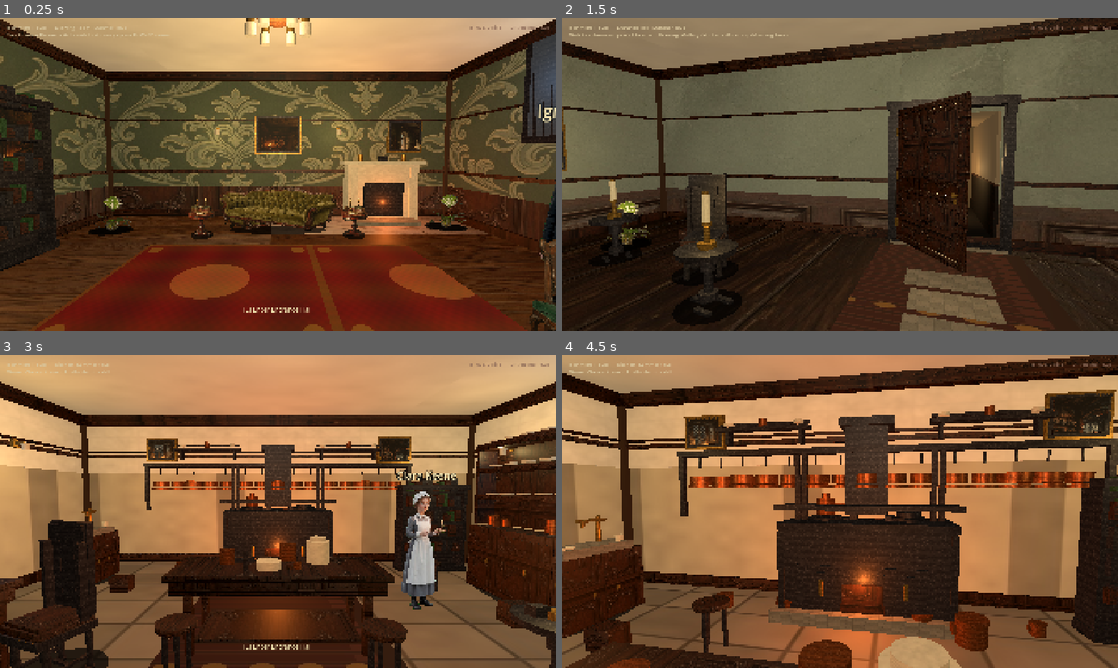
Above: before the commit, frames 1-4 (two rows, left to right).
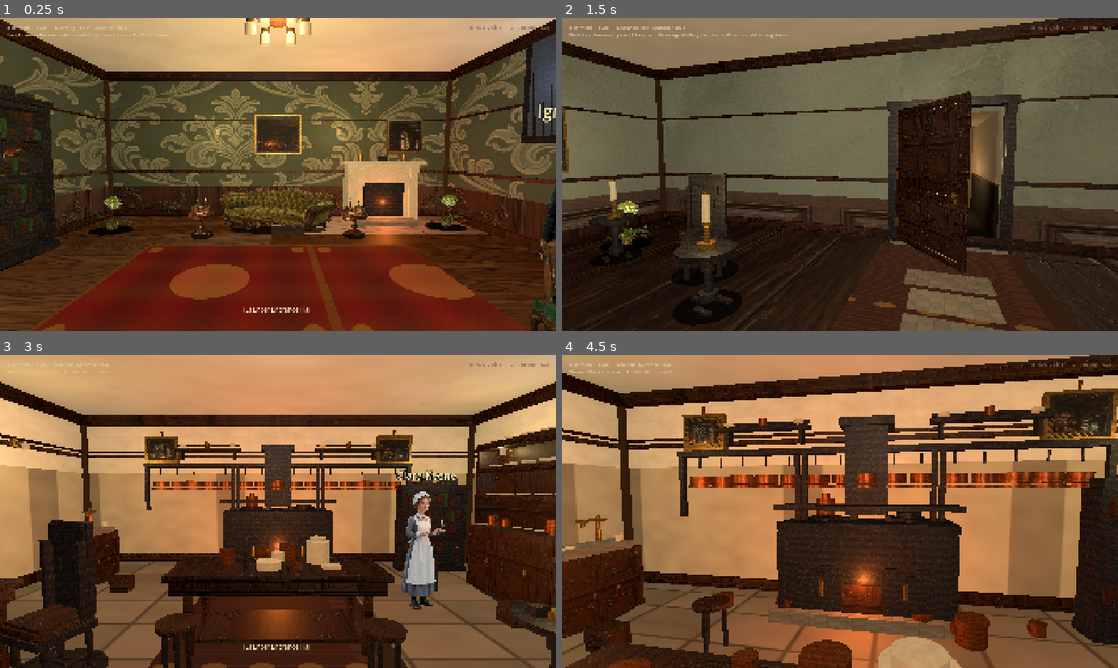
Above: after the commit, the same moments.

Repository: drakewing-eng/aetheric-engine
Game: Godot game, scene res://scenes/fps_main.tscn
The game is run twice, just before and just after one commit, with the same random seed, the same clock (stepped at 60 frames per second) and the same inputs.
Inputs (mouse positions are in pixels of both pictures, inside the frame that each line leads up to):
- Up to frame 1 (0.25 s): no input
- Up to frame 2 (1.5 s): tap Enter at 0.5 s; move the mouse to (867, 174) at 0.52 s; hold E (interact) 0.53-1.28 s; hold W (move_forward) from 0.53 s (still down); click (867, 174) at 0.67 s; move the mouse to (812, 174) at 1.27 s; tap E (interact) at 1.35 s
- Up to frame 3 (3 s): keep holding W (move_forward); tap E (interact) at 2, 2.85 s; move the mouse to (289, 505) at 2.02 s; hold E (interact) 2.03-2.78 s; move the mouse to (272, 517) at 2.77 s; click (272, 517) at 2.92 s
- Up to frame 4 (4.5 s): keep holding W (move_forward); move the mouse to (878, 514) at 3.52 s; hold E (interact) 3.53-4.28 s; tap Enter at 4.25 s; move the mouse to (795, 508) at 4.27 s; tap E (interact) at 4.35 s

The runs differ from the first frame. In frame 1, 0.3% of the frame differs, in the area x 0-76%, y 30-51%; in frame 2, 0.1%; in frame 3, 0.6%; in frame 4, 1.2%, in the area x 21-100%, y 8-100%.

Commit message:
visual loop 38: thicker painting frames, richer prep, solid mirror, denser morning

Diff:
--- a/aetheric-engine-godot/scripts/fps_props.gd
+++ b/aetheric-engine-godot/scripts/fps_props.gd
@@ -566,6 +566,10 @@
 	_add_cylinder(root, Vector3(0.55, 0.95, 0.0), 0.08, 0.16, COPPER.darkened(0.08), false, 0.35, true)
 	_add_cylinder(root, Vector3(-0.2, 0.9, -0.2), 0.04, 0.06, Color(0.55, 0.35, 0.15), false, 0.8)
 	_add_cylinder(root, Vector3(-0.12, 0.9, -0.22), 0.035, 0.05, Color(0.5, 0.32, 0.12), false, 0.8)
+	# Extra crockery density
+	_add_cylinder(root, Vector3(0.0, 0.92, 0.15), 0.07, 0.1, CREAM.darkened(0.05), false, 0.85)
+	_add_box(root, Vector3(-0.55, 0.88, -0.15), Vector3(0.18, 0.04, 0.14), Color(0.75, 0.7, 0.6), false, 0.7)
+	_add_cylinder(root, Vector3(0.2, 0.95, 0.2), 0.05, 0.12, COPPER.lightened(0.05), false, 0.35, true)
 	_add_contact_shadow(root, width * 0.5, 0.5)
 	return root
 
@@ -1205,20 +1209,10 @@
 	var pos: Array = feat.get("pos", [0, 0, 0])
 	root.position = Vector3(pos[0], pos[1], pos[2])
 	root.rotation_degrees.y = feat.get("yaw", 0.0)
-	_add_box(root, Vector3(0, 0, 0), Vector3(1.05, 1.45, 0.08), BRASS, true, 0.45)
-	_add_box(root, Vector3(0, 0, 0.02), Vector3(0.92, 1.32, 0.04), Color(0.55, 0.4, 0.18), false, 0.4)
-	var glass := MeshInstance3D.new()
-	var gm := BoxMesh.new()
-	gm.size = Vector3(0.78, 1.12, 0.015)
-	glass.mesh = gm
-	var gmat := StandardMaterial3D.new()
-	gmat.albedo_color = Color(0.55, 0.62, 0.7, 0.55)
-	gmat.metallic = 0.85
-	gmat.roughness = 0.08
-	gmat.transparency = BaseMaterial3D.TRANSPARENCY_ALPHA
-	glass.material_override = gmat
-	glass.position = Vector3(0, 0, 0.05)
-	root.add_child(glass)
+	_add_box(root, Vector3(0, 0, 0), Vector3(1.1, 1.5, 0.1), BRASS, true, 0.4)
+	_add_box(root, Vector3(0, 0, 0.03), Vector3(0.95, 1.35, 0.04), Color(0.5, 0.36, 0.16), false, 0.4)
+	# Solid silvered glass (alpha glass often reads black)
+	_add_box(root, Vector3(0, 0, 0.06), Vector3(0.82, 1.18, 0.02), Color(0.7, 0.78, 0.85), false, 0.15)
 	return root
 
 static func _make_painting(feat: Dictionary) -> Node3D:
@@ -1230,12 +1224,13 @@
 	root.rotation_degrees.y = feat.get("yaw", 0.0)
 	var w: float = feat.get("width", 0.85)
 	var h: float = feat.get("height", 1.05)
-	# Outer gilt frame + dark inner lip
-	_add_box(root, Vector3(0, 0, 0), Vector3(w, h, 0.07), BRASS, true, 0.35)
-	_add_box(root, Vector3(0, 0, 0.02), Vector3(w - 0.06, h - 0.06, 0.03), Color(0.22, 0.14, 0.08), false, 0.55)
+	# Outer gilt frame (thicker) + dark inner lip + cord
+	_add_box(root, Vector3(0, 0, 0), Vector3(w + 0.04, h + 0.04, 0.09), BRASS, true, 0.32)
+	_add_box(root, Vector3(0, 0, 0.025), Vector3(w - 0.04, h - 0.04, 0.04), Color(0.22, 0.14, 0.08), false, 0.55)
+	_add_box(root, Vector3(0, h * 0.5 + 0.08, 0.01), Vector3(0.03, 0.12, 0.03), BRASS.darkened(0.1), false, 0.35)
 	var canvas := MeshInstance3D.new()
 	var cm := BoxMesh.new()
-	cm.size = Vector3(w - 0.14, h - 0.14, 0.02)
+	cm.size = Vector3(w - 0.16, h - 0.16, 0.02)
 	canvas.mesh = cm
 	var cmat := StandardMaterial3D.new()
 	var tex_path: String = str(feat.get("texture", ""))
--- a/aetheric-engine-godot/scripts/fps_rooms.gd
+++ b/aetheric-engine-godot/scripts/fps_rooms.gd
@@ -463,6 +463,10 @@
 			{"kind": "wall_sconce", "pos": [-1.5, 0.0, -3.7], "yaw": 0.0, "height": 2.2},
 			{"kind": "wall_sconce", "pos": [1.5, 0.0, -3.7], "yaw": 0.0, "height": 2.2},
 			{"kind": "stool", "pos": [0.5, 0.0, -1.5], "yaw": 25.0},
+			{"kind": "plant", "pos": [-3.2, 0.0, 2.8], "scale": 0.85,
+				"texture": "res://assets/props/plants/plant_palm.png", "width": 0.9, "height": 1.05},
+			{"kind": "crate", "pos": [3.0, 0.0, -2.5], "scale": 0.5},
+			{"kind": "copper_pot", "pos": [1.5, 0.0, 2.0], "scale": 0.45},
 			{
 				"kind": "rug",
 				"pos": [0.0, 0.0, 0.0],
